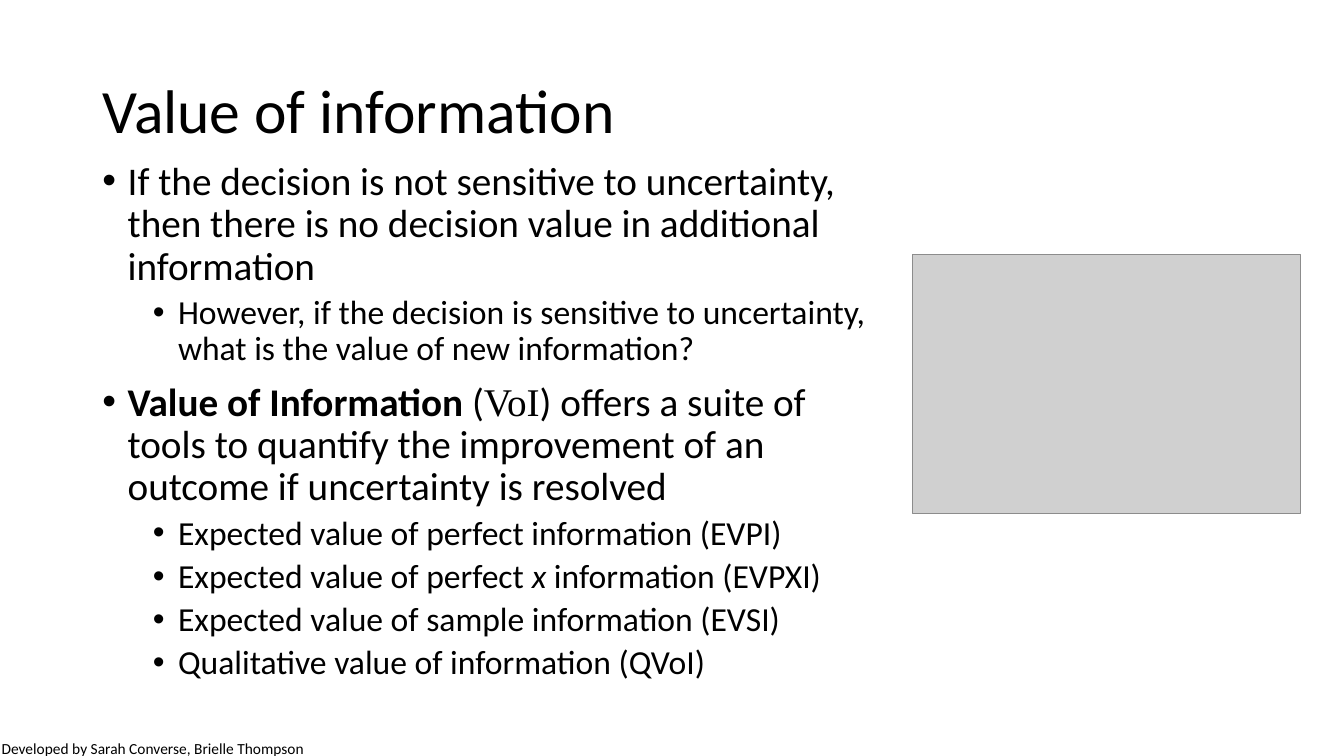
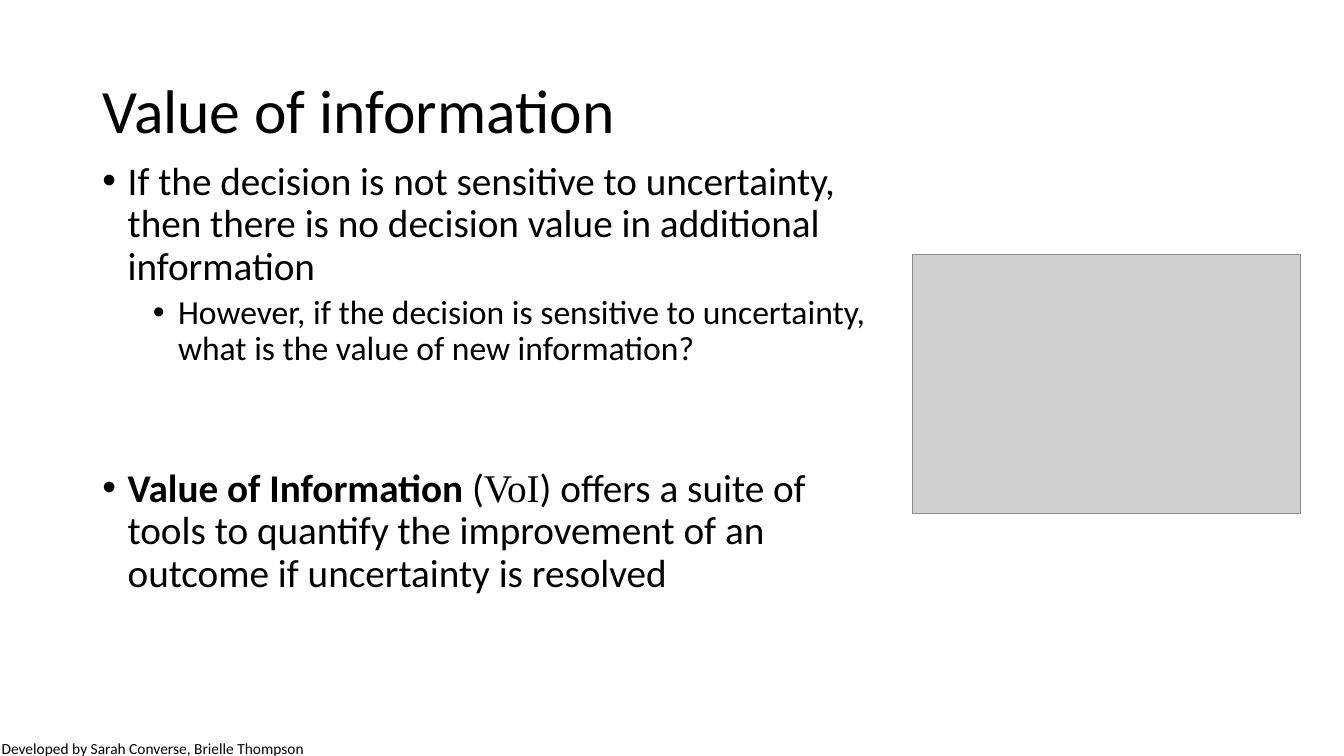
Before and after one commit to briellekthompson/NATR_8001_DecisionAnalysis_Fall25_Mizzou, a slide deck: slide 30 of material/Week6-UncertaintyPart1/Week6_SDM_Mizzou.pptx. Drawn at 1344x756 pixels with LibreOffice and Linux fonts; fonts in the diff are those of the drawing; grey boxes stand for pictures; background and template pictures are left out. Boxes give left, top, right and bottom in pixels: in the first picture for what was removed or moved away, otherwise in the second. Text is boxed around its words. In the diff, an @@ line names an element or a change of style, - is before the commit and + after.

```diff
--- a/material/Week6-UncertaintyPart1/Week6_SDM_Mizzou.pptx
+++ b/material/Week6-UncertaintyPart1/Week6_SDM_Mizzou.pptx
@@ text at bbox=[178, 520, 821, 679]: paragraphs removed @@
-  • Expected value of perfect information (EVPI)
-  • Expected value of perfect x information (EVPXI)
-  • Expected value of sample information (EVSI)
-  • Qualitative value of information (QVoI)
```
Also in this commit, not shown: 7 other slides changed, 3 slides added, 3 slides removed, 3 other files.
